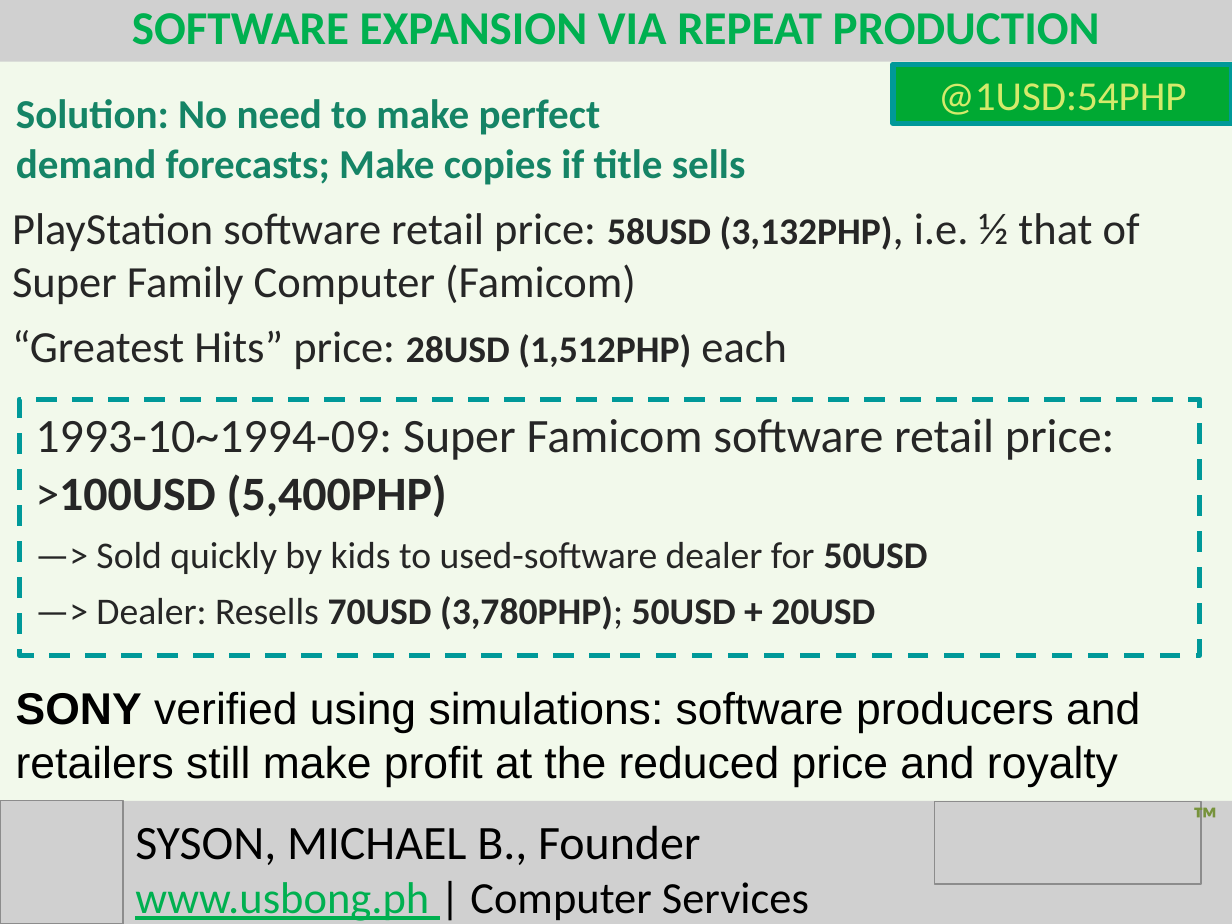
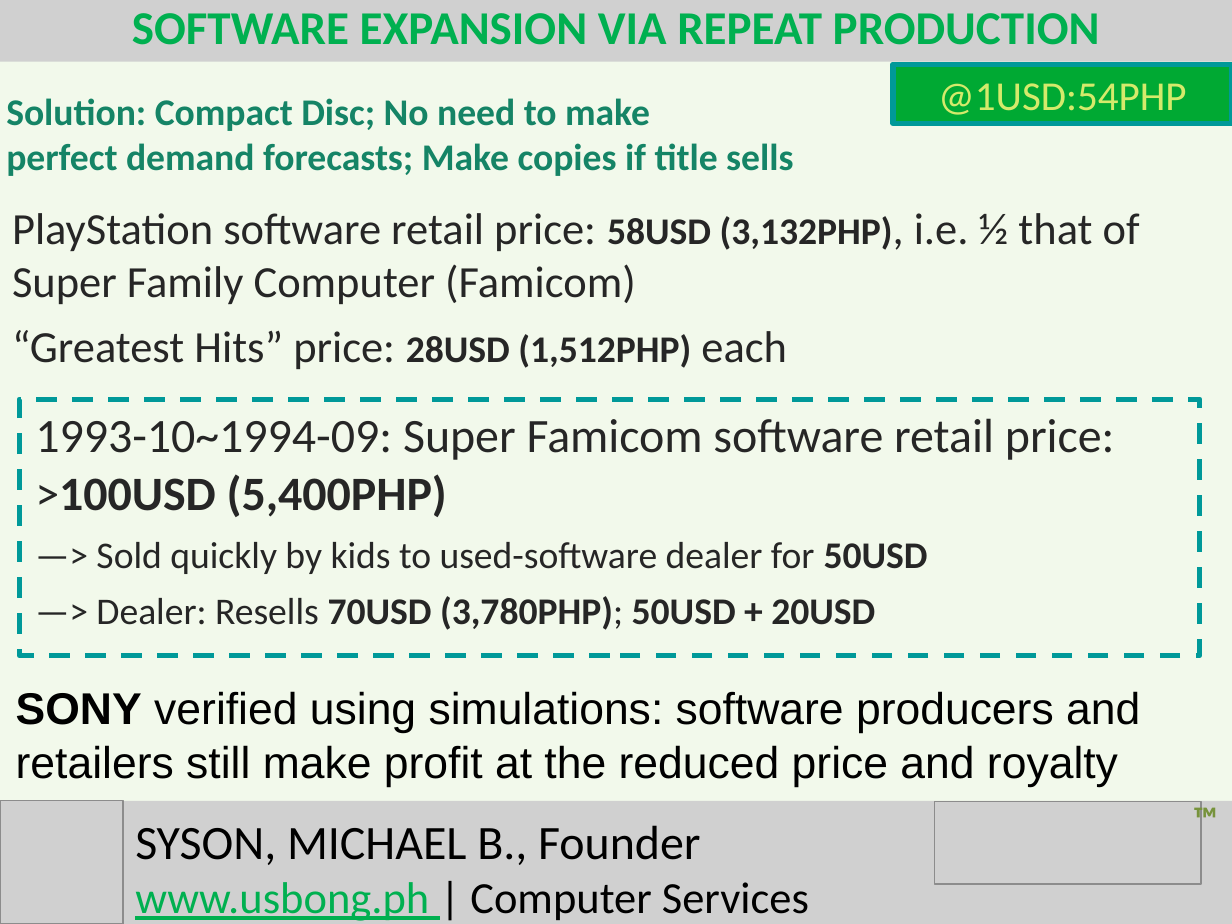
Before and after one commit to usbong/documentation, a slide deck: slide 3 of Usbong/R&D/CaseStudyNTT/usbong-CaseStudyNTT.odp. Drawn at 1232x924 pixels with LibreOffice and Linux fonts; fonts in the diff are those of the drawing; grey boxes stand for pictures. Boxes give left, top, right and bottom in pixels: in the first picture for what was removed or moved away, otherwise in the second. Text is boxed around its words. In the diff, an @@ line names an element or a change of style, - is before the commit and + after.

```diff
--- a/Usbong/R&D/CaseStudyNTT/usbong-CaseStudyNTT.odp
+++ b/Usbong/R&D/CaseStudyNTT/usbong-CaseStudyNTT.odp
@@ text at (6,98,793,176): text changed; size 24 to 22 pt @@
-Solution: No need to make perfect
-demand forecasts; Make copies if title sells
+Solution: Compact Disc; No need to make
+perfect demand forecasts; Make copies if title sells
```
Also in this commit, not shown: 1 other file.
